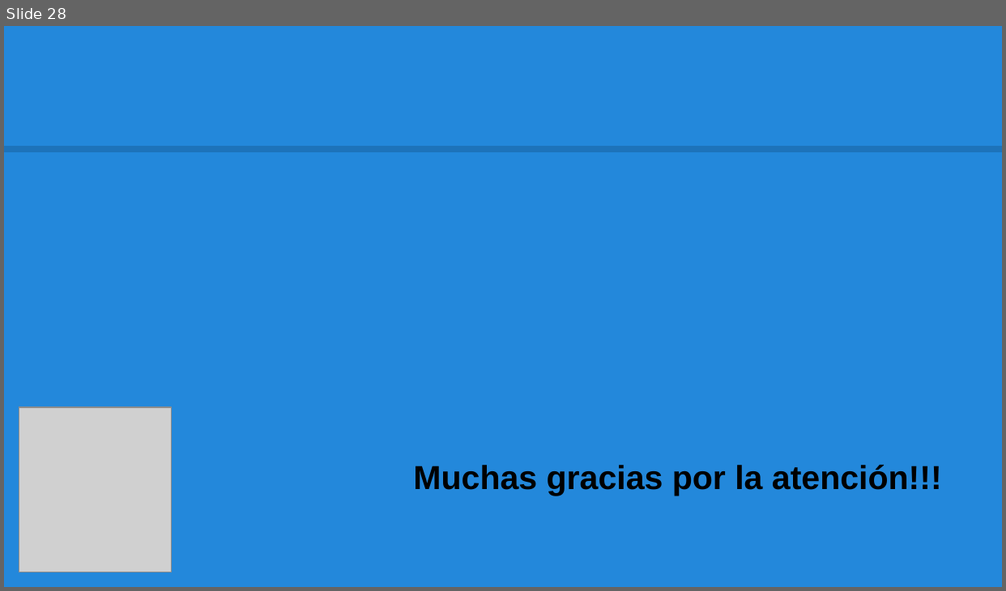
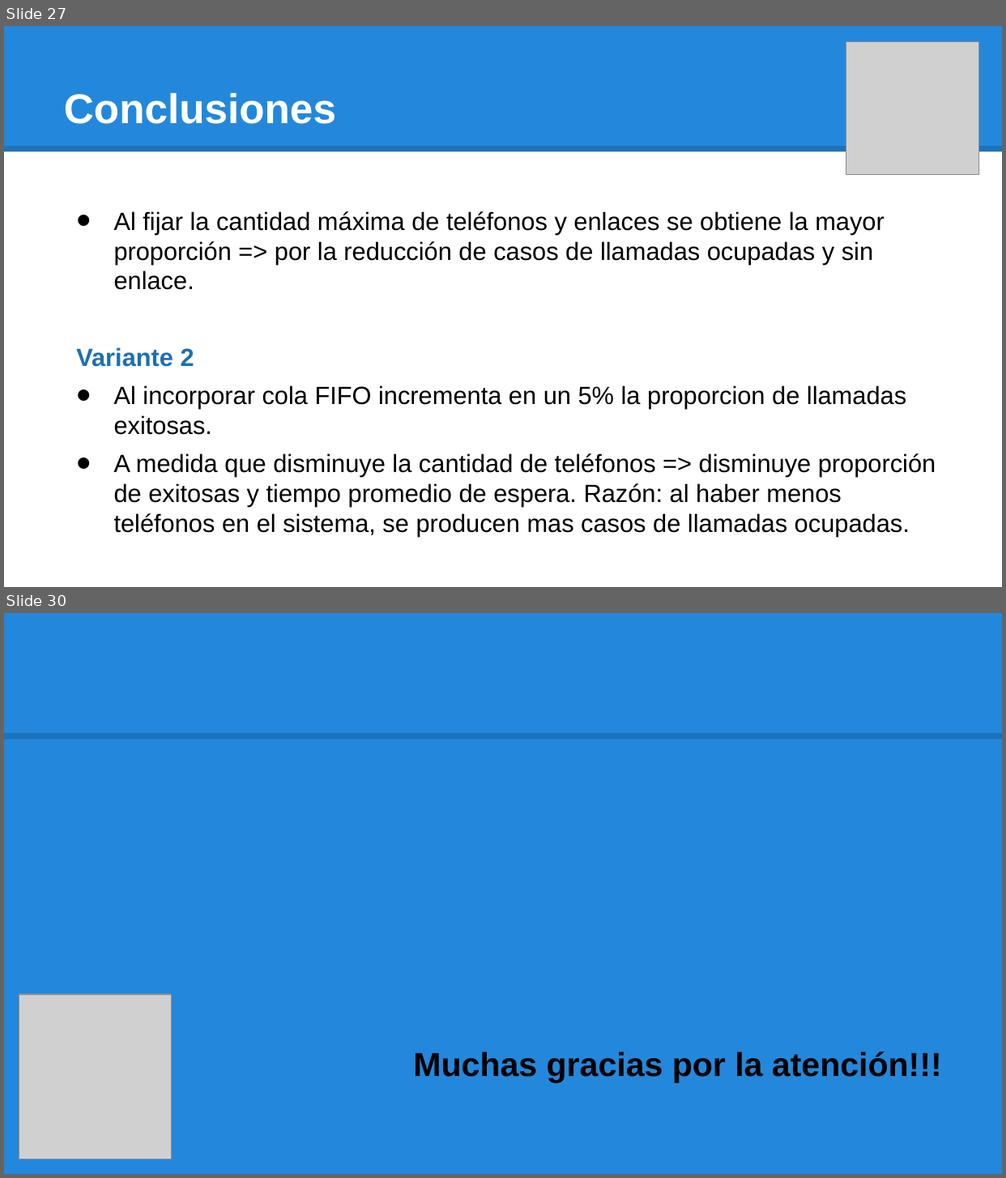
Before and after one commit to jampys/simulacion_informe, a slide deck: TF_SIMULACION_PRESENTACION.pptx. Shown one above the other, each under a label of ours: slide 28 before the commit, slides 27 and 30 after it; the slides between them are not shown. The pictures are 1006x591 and 1006x1178 pixels, drawn with LibreOffice and Linux fonts; fonts in the diff are those of the drawing; grey boxes stand for pictures. Boxes give left, top, right and bottom in pixels: in the first picture for what was removed or moved away, otherwise in the second. Text is boxed around its words. In the diff, an @@ line names an element or a change of style, - is before the commit and + after.

```diff
--- a/TF_SIMULACION_PRESENTACION.pptx
+++ b/TF_SIMULACION_PRESENTACION.pptx
@@ slide 27 added at [4,26,1002,587], background #FFFFFF; not listed: 1 template element that a slide beside it also shows @@
@@ rectangle added at [4,26,1002,152], fill #2388DB @@
@@ picture added at [846,42,979,175] @@
@@ title added at [64,92,336,124], 30 pt, text #FFFFFF, bold @@
+Conclusiones
@@ text added at [76,211,936,537], 18 pt, text #000000 @@
+• Al fijar la cantidad máxima de teléfonos y enlaces se obtiene la mayor proporción => por la reducción de casos de llamadas ocupadas y sin enlace.
+Variante 2
+• Al incorporar cola FIFO incrementa en un 5% la proporcion de llamadas exitosas.
+• A medida que disminuye la cantidad de teléfonos => disminuye proporción de exitosas y tiempo promedio de espera. Razón: al haber menos teléfonos en el sistema, se producen mas casos de llamadas ocupadas.
@@ what was slide 28 is now slide 30 @@
```
Also in this commit, not shown: 4 slides changed, 24 other slides added, 23 slides removed.
